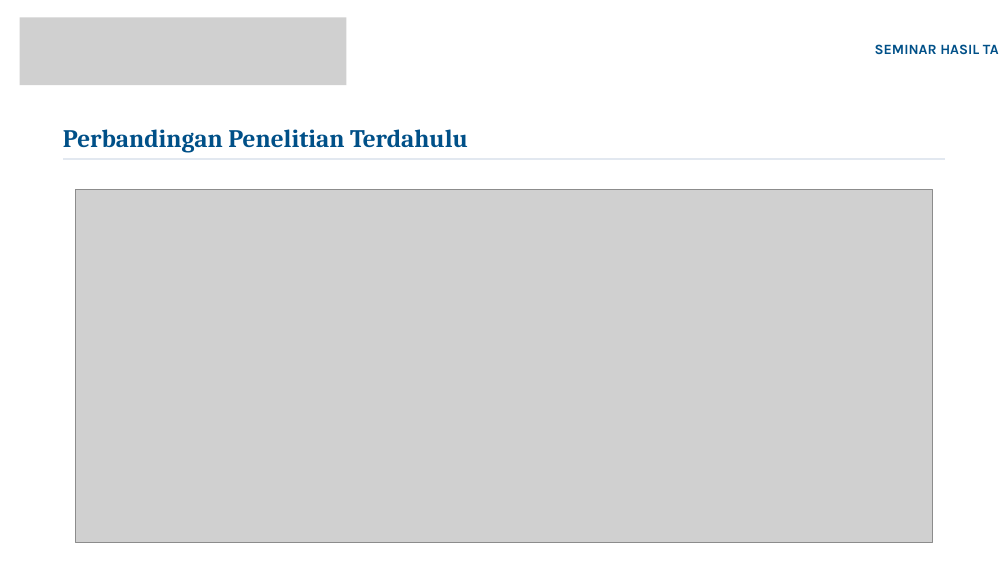
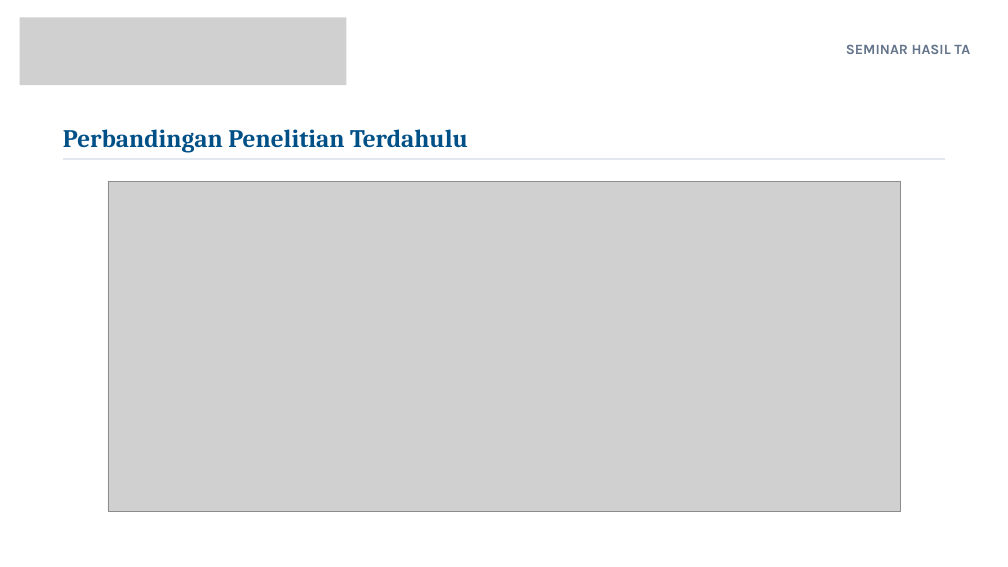
Before and after one commit to Marcell151/Sistem-Informasi-Inventori-Omnichannel-Zencare-Medical, a slide deck: slide 5 of lain/PPT/Seminar Hasil TA.pptx (slide 4 before the commit). Drawn at 1008x567 pixels with LibreOffice and Linux fonts; fonts in the diff are those of the drawing; grey boxes stand for pictures; background and template pictures are left out. Boxes give left, top, right and bottom in pixels: in the first picture for what was removed or moved away, otherwise in the second. Text is boxed around its words. In the diff, an @@ line names an element or a change of style, - is before the commit and + after.

```diff
--- a/lain/PPT/Seminar Hasil TA.pptx
+++ b/lain/PPT/Seminar Hasil TA.pptx
@@ text "SEMINAR HASIL TA" at bbox=[846, 44, 970, 54]: text colour #005088 to #64748B; alignment right to centre; less space between paragraphs @@
@@ picture: place and size @@
-picture at bbox=[76, 189, 932, 543]
+picture at bbox=[108, 181, 900, 511]
```
Also in this commit, not shown: 7 other slides changed, 15 slides added, 14 slides removed, 47 other files.
